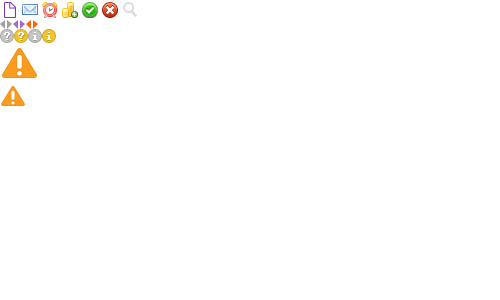
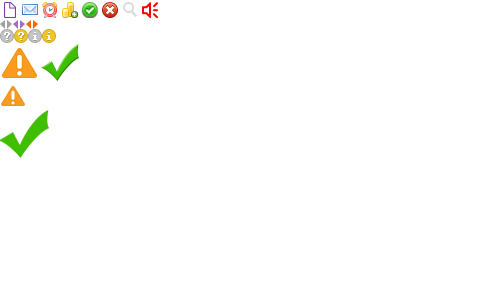
The second w=500, h=300 image is a revision of the first. Changes to its layers:
added layer "ico_11" above "图层 6" over [142, 2, 158, 19]
added layer "图层 6" above "Checkmark" over [0, 110, 49, 158]
added layer "Checkmark" above "Magnifying Glass 2" over [41, 44, 79, 81]
